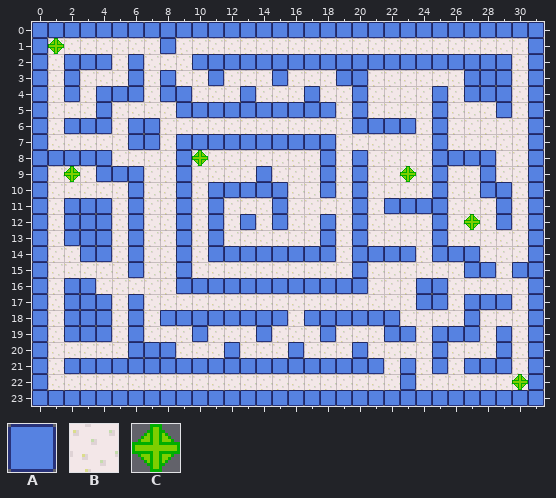
Two states of a Tiled map, KeepAssault/Resources/Images/Tiles/test_tilemap.tmx. The picture above was drawn from the file before the commit.
Cells are 16x16 px. Shown: x 0..31, y 0..23.
Key: from "tileset": A 0, B 1, C 2.
_ is an empty cell.
Layer "structure" before, first column x 6:
 3 ABABBABBBABBBAABBBBBBAA
 4 ABAABBBABBBABBABBBBABAA
 5 BBBAAAAAAAAAABABBBBABBB
 6 AABBBBBBBBBBBBAAAABABBB
 7 AABAAAAAAAAAABBBBBBABBB
 8 BBBABBBBBBBBABABBBBAAAA
 9 ABBABBBBABBBABABBBBABBA
10 ABBABAAAAABBABABBBBABBA
11 ABBABABBBABBBBABAAAABBB
12 ABBABABABABBABABBBBABBB
13 ABBABABBBBBBABABBBBABBB
14 ABBABAAAAAAAABAAAABAAAB
15 ABBABBBBBBBBBBABBBBBBAA
16 BBBAAAAAAAAAAAABBBAABBB
17 ABBBBBBBBBBBBBBBBBAABAA
Layer "spawn" before, first column x 0:
 0 ________________________________
 1 _C______________________________
 2 ________________________________
 3 ________________________________
 4 ________________________________
 5 ________________________________
 6 ________________________________
 7 ________________________________
 8 __________C_____________________
 9 __C____________________C________
10 ________________________________
11 ________________________________
12 ___________________________C____
13 ________________________________
14 ________________________________
15 ________________________________
16 ________________________________
17 ________________________________
18 ________________________________
19 ________________________________
20 ________________________________
21 ________________________________
22 ______________________________C_
23 ________________________________
After:
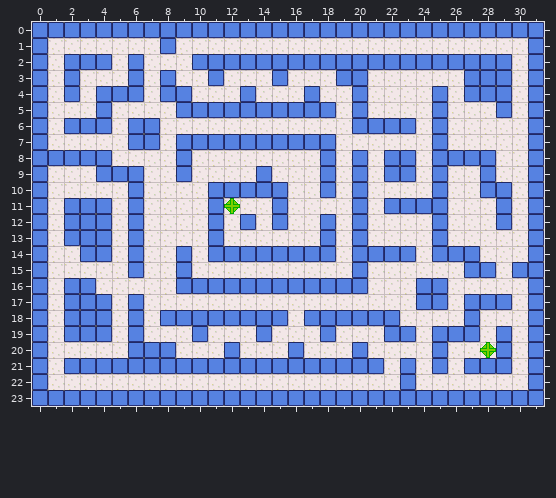
What changed:
Changed rows in their new state; . is an unchanged cell.
Layer "structure":
first column x 9:
 8 .............AA
 9 .............AA
10 B..............
11 B..............
12 B..............
13 B..............
Layer "spawn":
first column x 1:
 1 _
first column x 2:
 8 ........_.................
 9 _...................._....
11 ..........C...............
12 ........................._
first column x 28:
20 C..
22 .._
